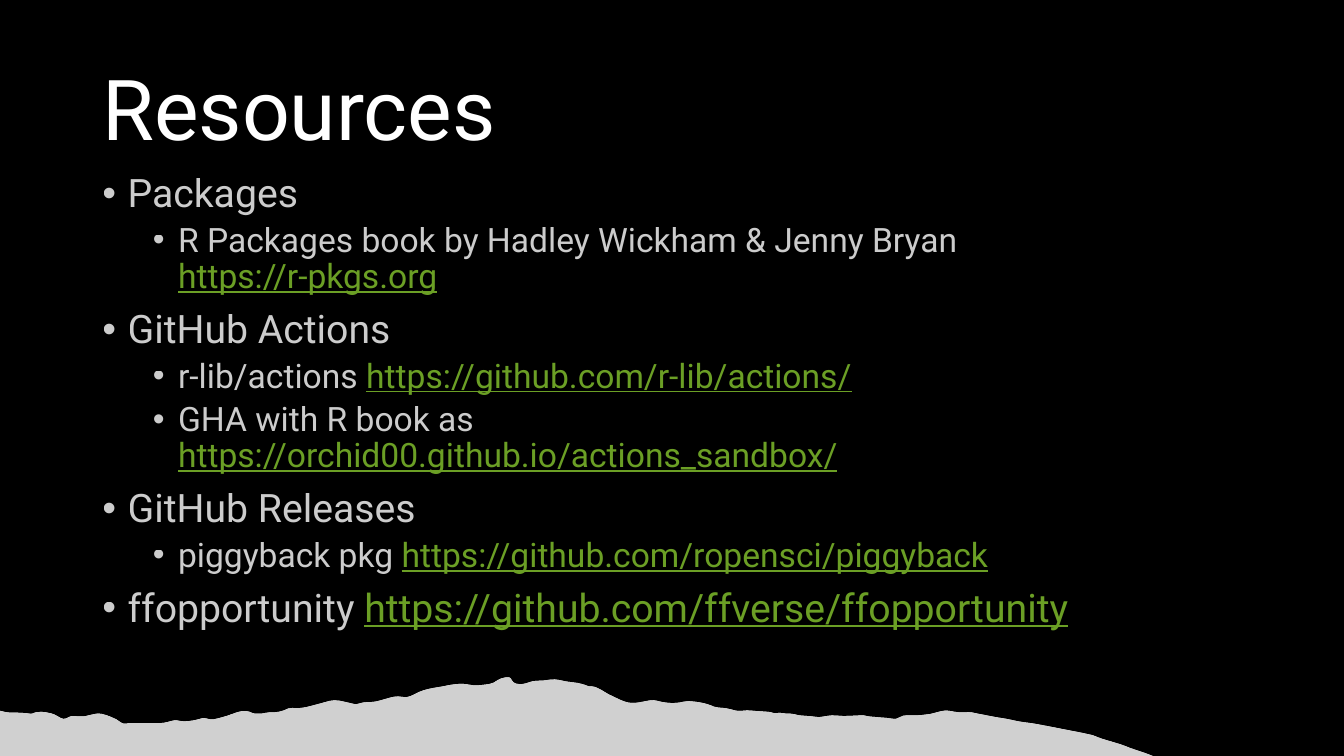
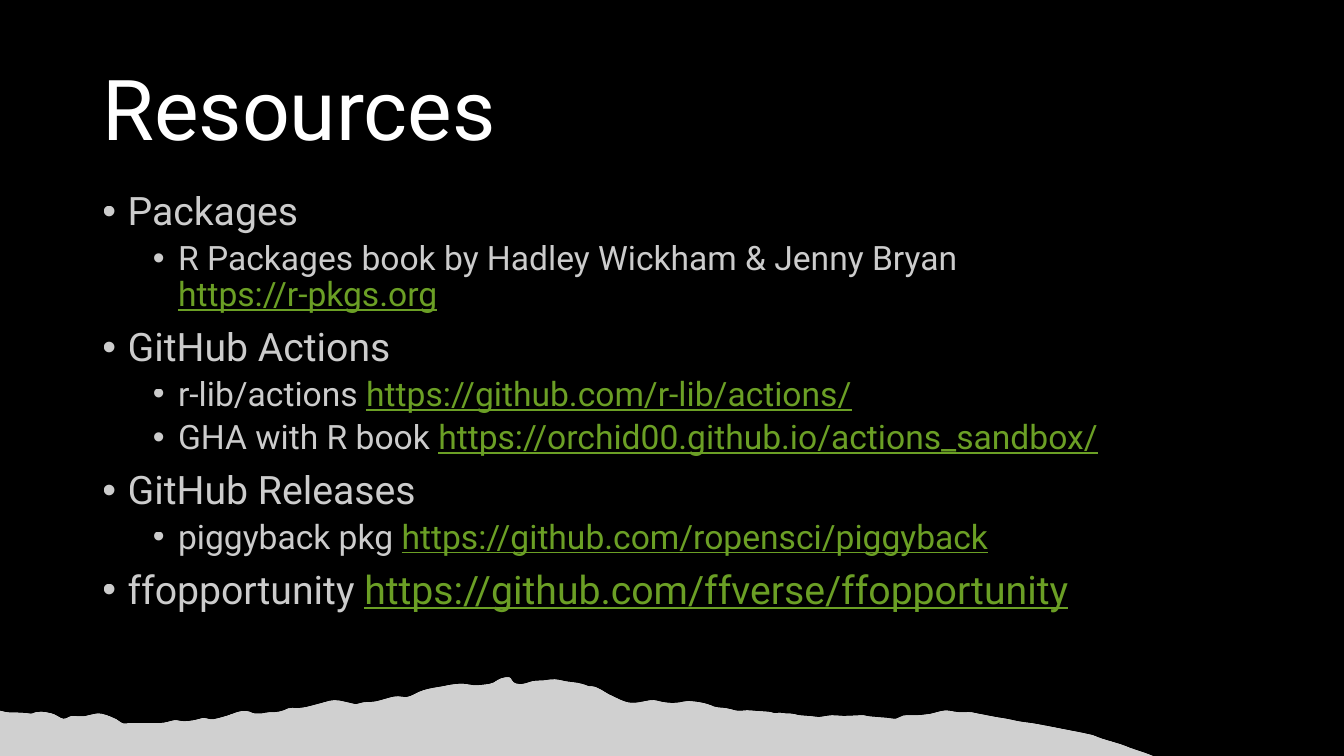
Before and after one commit to tanho63/talk_rstudioconf2022_github, a slide deck: slide 23 of project_immortality_with_github.pptx. Drawn at 1344x756 pixels with LibreOffice and Linux fonts; fonts in the diff are those of the drawing; grey boxes stand for pictures; background and template pictures are left out. Boxes give left, top, right and bottom in pixels: in the first picture for what was removed or moved away, otherwise in the second. Text is boxed around its words. In the diff, an @@ line names an element or a change of style, - is before the commit and + after.

```diff
--- a/project_immortality_with_github.pptx
+++ b/project_immortality_with_github.pptx
@@ text at bbox=[178, 424, 1097, 456]: text changed @@
-  • GHA with R book as
-    https://orchid00.github.io/actions_sandbox/
+  • GHA with R book https://orchid00.github.io/actions_sandbox/
```
Also in this commit, not shown: 3 other slides changed, 1 other file.
